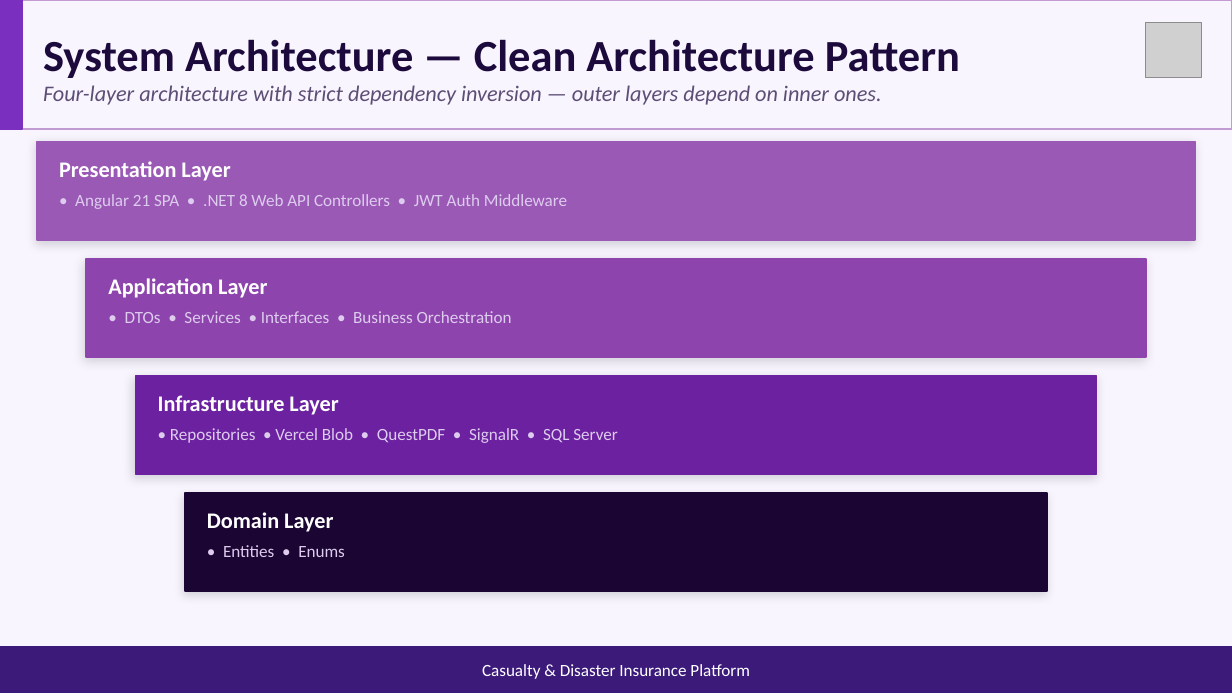
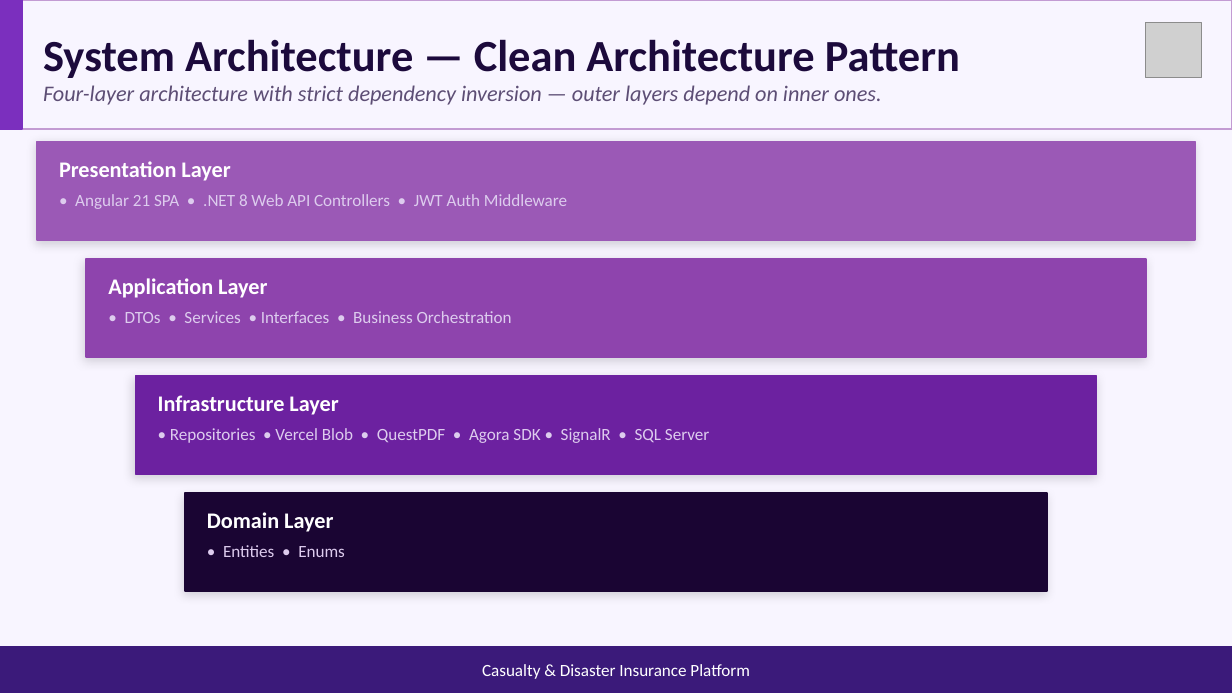
Before and after one commit to goutham4126/GOUTHAM, a slide deck: slide 4 of documents/insurance_capstone.pptx. Drawn at 1232x693 pixels with LibreOffice and Linux fonts; fonts in the diff are those of the drawing; grey boxes stand for pictures. Boxes give left, top, right and bottom in pixels: in the first picture for what was removed or moved away, otherwise in the second. Text is boxed around its words. In the diff, an @@ line names an element or a change of style, - is before the commit and + after.

```diff
--- a/documents/insurance_capstone.pptx
+++ b/documents/insurance_capstone.pptx
@@ text at box(170, 428, 709, 443): text changed @@
-• Repositories • Vercel Blob • QuestPDF • SignalR • SQL Server
+• Repositories • Vercel Blob • QuestPDF • Agora SDK • SignalR • SQL Server
```
Also in this commit, not shown: 9 other slides changed, 2 other files.
